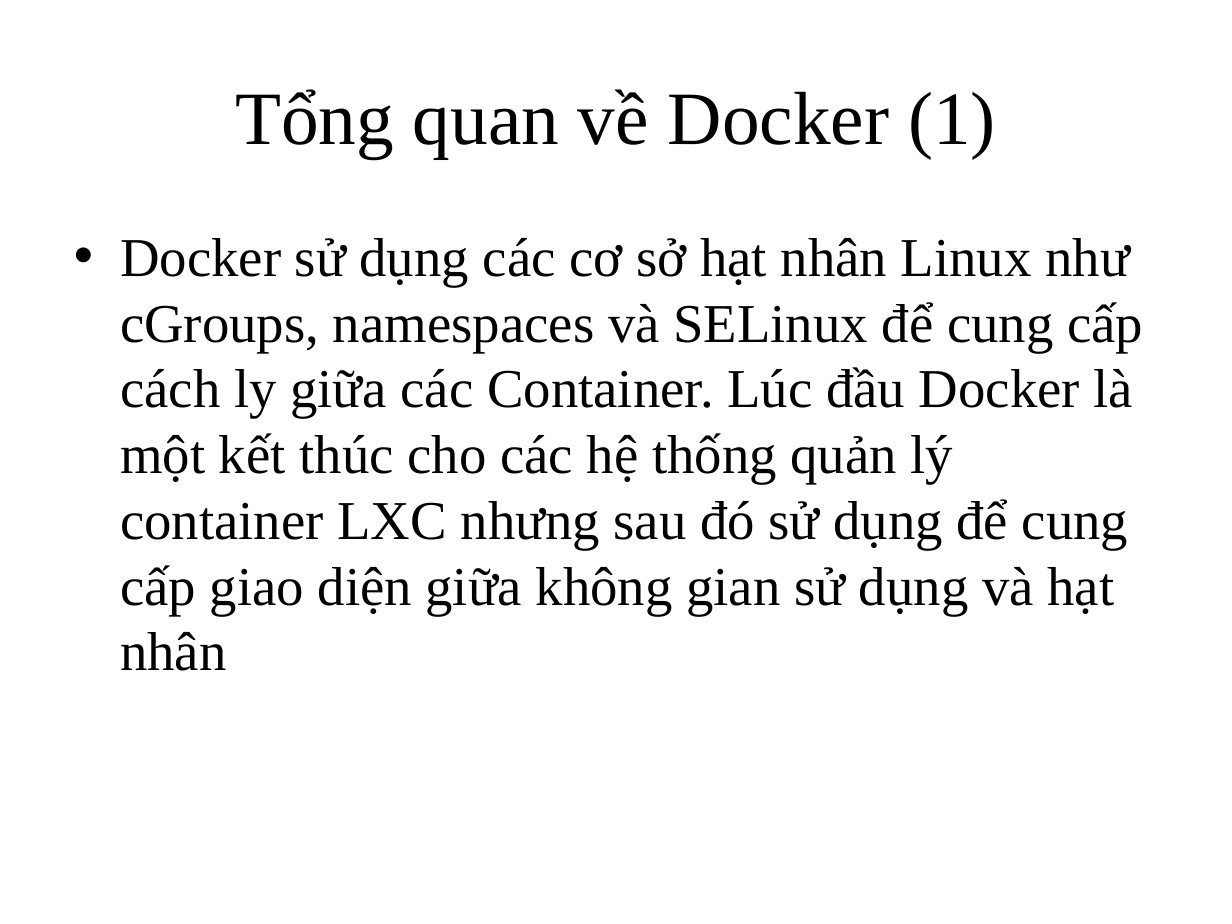
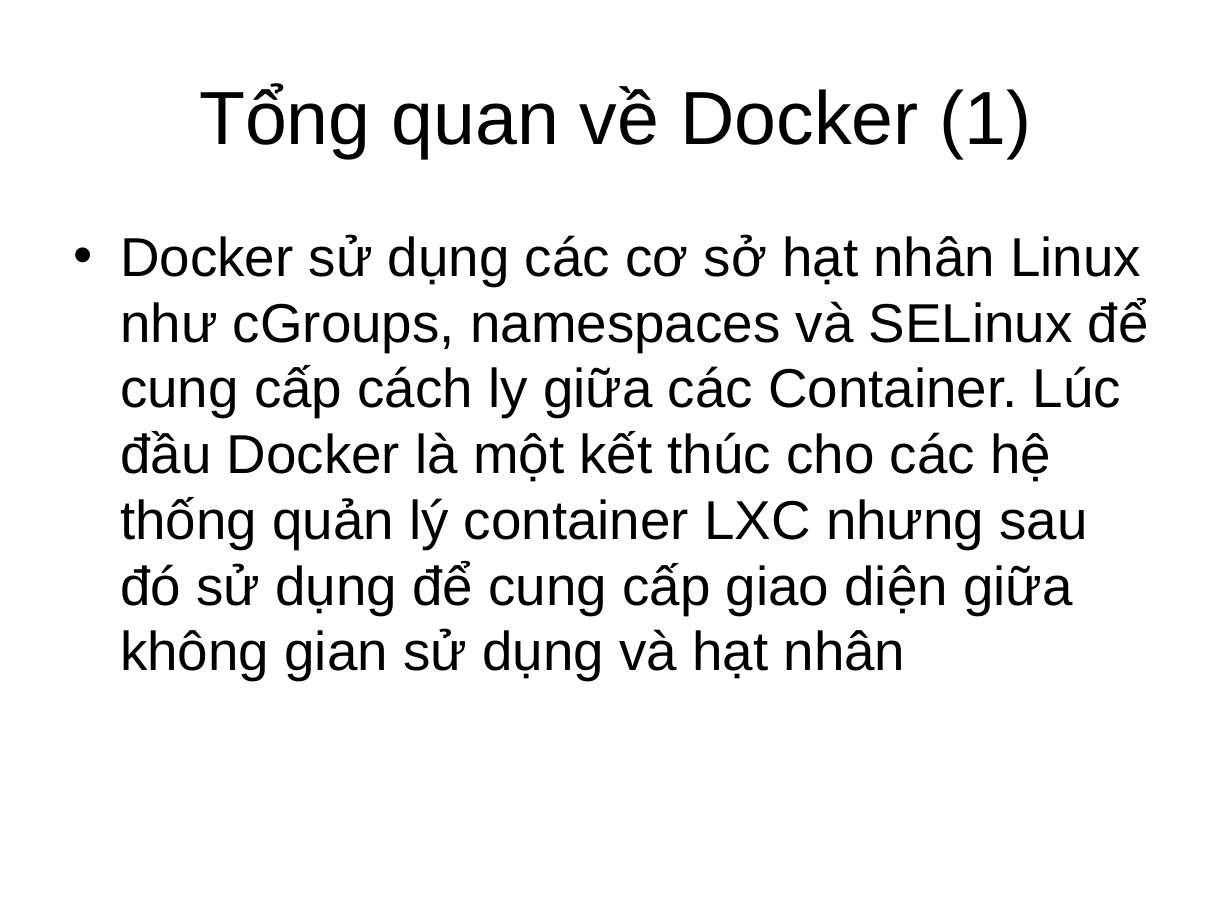
Before and after one commit to sonnv56/Mon-CVDHD-2014, a slide deck: slide 5 of Vu_Dinh_Thang/Docker.pptx (slide 4 before the commit). Drawn at 1232x924 pixels with LibreOffice and Linux fonts; fonts in the diff are those of the drawing. Boxes give left, top, right and bottom in pixels: in the first picture for what was removed or moved away, otherwise in the second. Text is boxed around its words. In the diff, an @@ line names an element or a change of style, - is before the commit and + after.

```diff
--- a/Vu_Dinh_Thang/Docker.pptx
+++ b/Vu_Dinh_Thang/Docker.pptx
@@ title "Tổng quan về Docker (1)" at [199,84,1031,158]: font Times New Roman to Arial @@
@@ text "Docker sử dụng các cơ ..." at [120,234,1149,680]: font Times New Roman to Arial @@
```
Also in this commit, not shown: 8 other slides changed, 1 other file.
